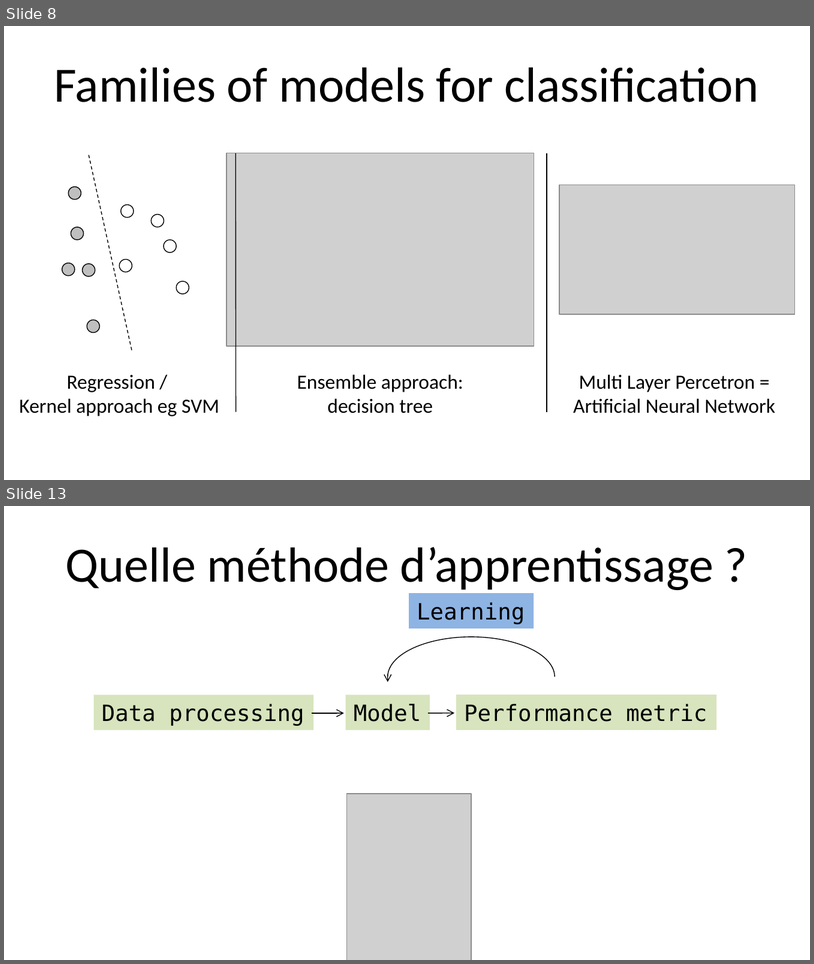
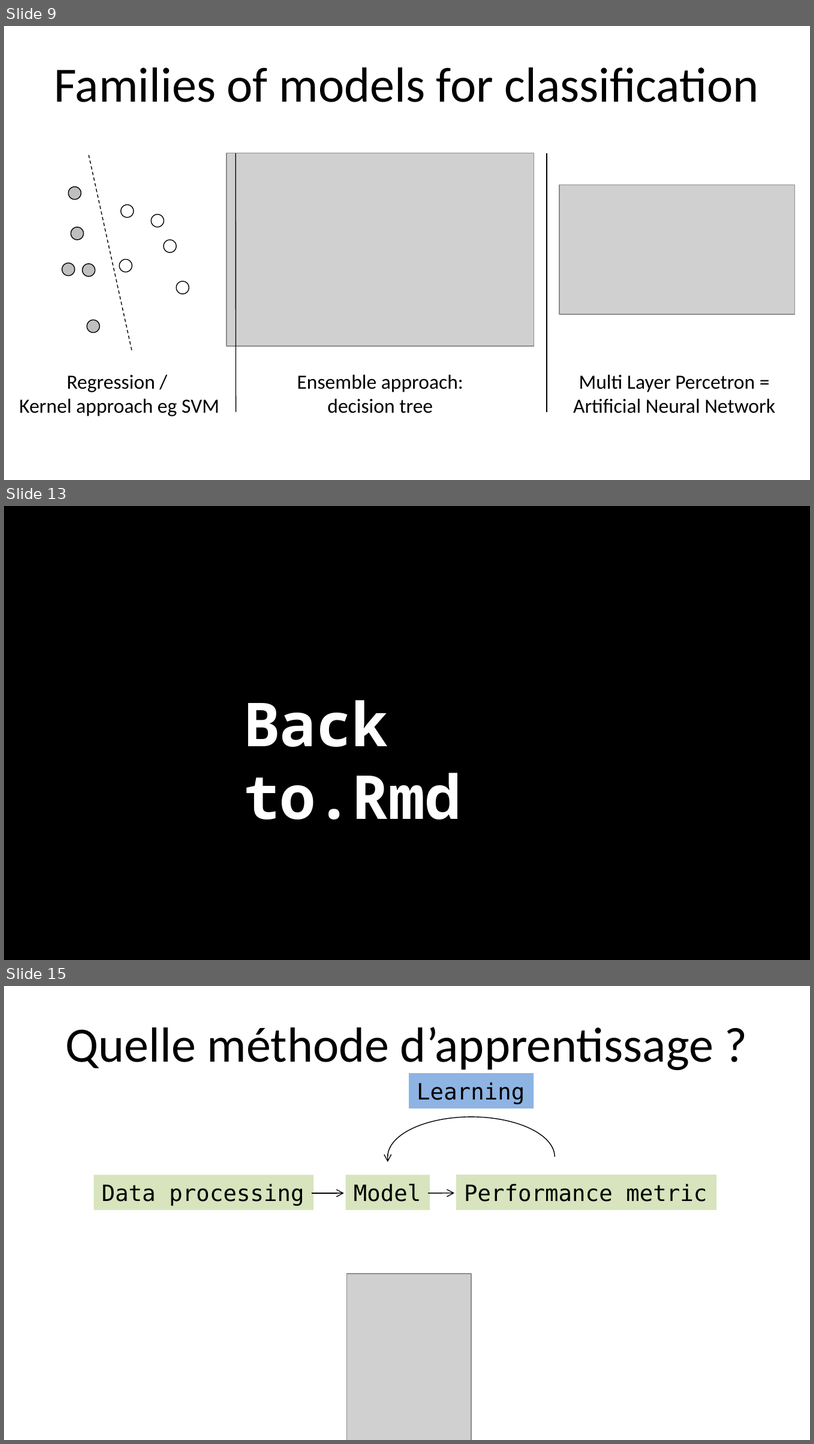
Before and after one commit to Monia234/IFSBM-bigdata, a slide deck: TP_IFSBM_module12/2020/labs/lab_2/TP_DL.pptx. Shown one above the other, each under a label of ours: slides 8 and 13 before the commit, slides 9, 13 and 15 after it; the slides between them are not shown. The pictures are 814x964 and 814x1444 pixels, drawn with LibreOffice and Linux fonts; fonts in the diff are those of the drawing; grey boxes stand for pictures. Boxes give left, top, right and bottom in pixels: in the first picture for what was removed or moved away, otherwise in the second. Text is boxed around its words. In the diff, an @@ line names an element or a change of style, - is before the commit and + after.

```diff
--- a/TP_IFSBM_module12/2020/labs/lab_2/TP_DL.pptx
+++ b/TP_IFSBM_module12/2020/labs/lab_2/TP_DL.pptx
@@ slide 13 added at [4,506,810,960], background #000000 @@
@@ text added at [243,700,461,819], 54 pt, text #FFFFFF, bold @@
+Back to.Rmd
@@ what was slide 8 is now slide 9 @@
@@ what was slide 13 is now slide 15 @@
```
Also in this commit, not shown: 1 slide changed, 7 other slides added, 5 slides removed, 1 other file.
